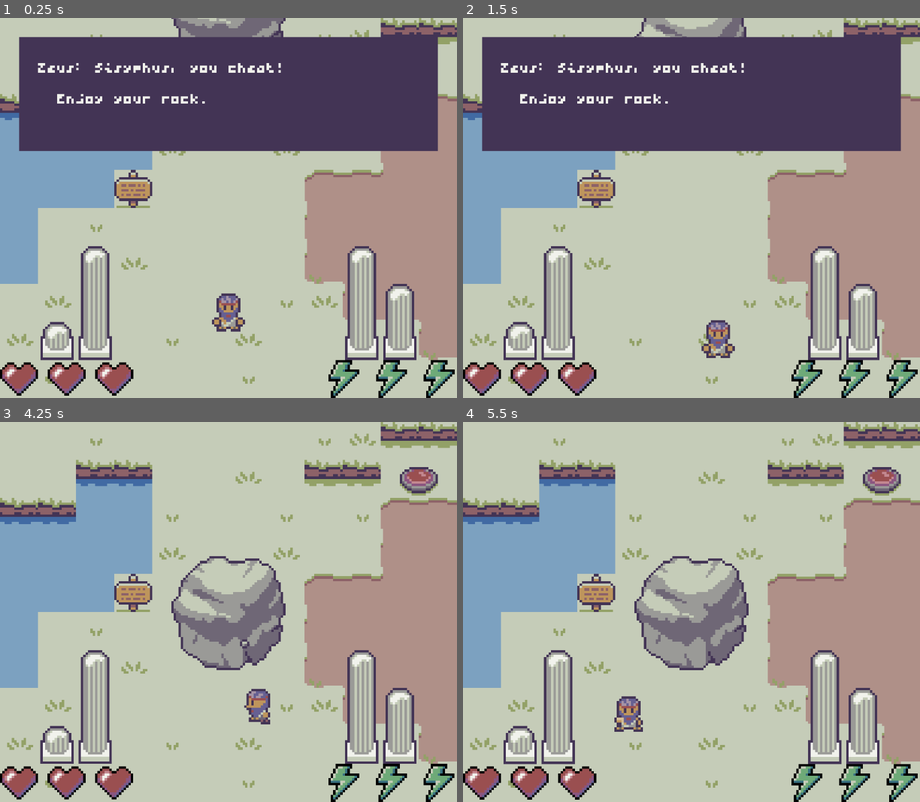
Above: before the commit, frames 1-4 (two rows, left to right).
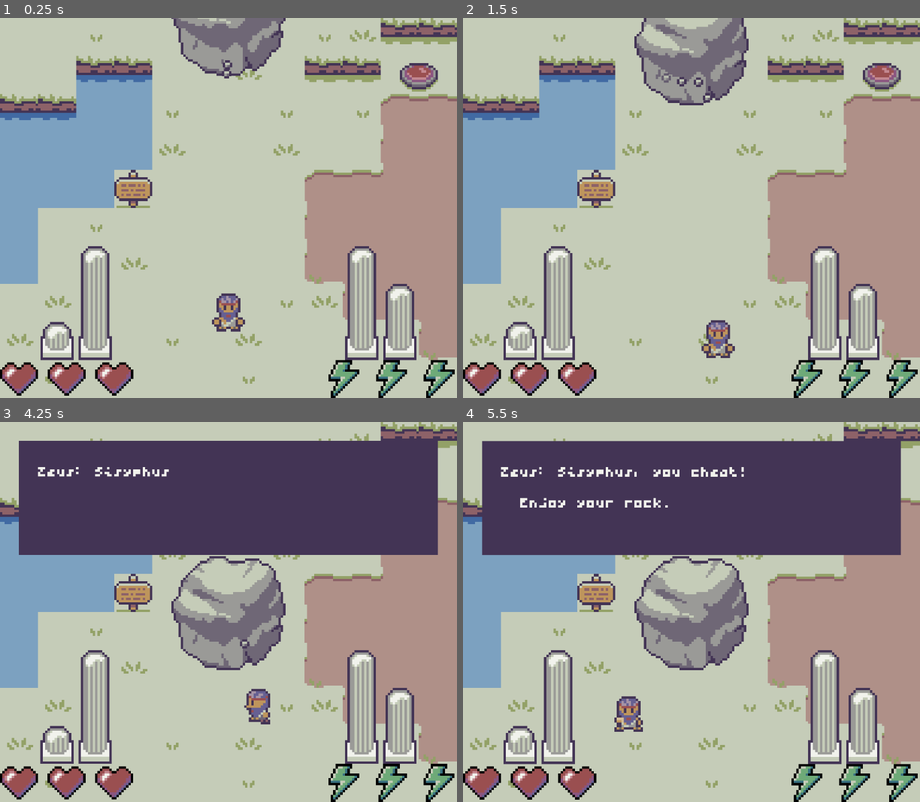
Above: after the commit, the same moments.

Repository: michasng/sisyphus
Game: Godot game, scene res://scenes/game.tscn
Two runs of this game, one before a commit and one after it. Both use one fixed random seed, a clock stepped at 60 frames per second and the inputs below.
Inputs:
- Up to frame 1 (0.25 s): no input
- Up to frame 2 (1.5 s): hold D (right) 0.53-1.28 s; tap Space (punch) at 0.6 s; hold S (down) from 1.28 s (still down); tap Shift (sprint) at 1.35 s
- Up to frame 3 (4.25 s): release S (down) at 2.03 s; hold D (right) 2.03-2.78 s; tap Space (punch) at 2.1, 3.6 s; hold W (up) 2.78-3.53 s; tap Shift (sprint) at 2.85 s; hold A (left) from 3.53 s (still down)
- Up to frame 4 (5.5 s): tap Shift (sprint) at 4.35 s; release A (left) at 5.03 s; hold S (down) from 5.03 s (still down); tap Space (punch) at 5.1 s

The runs differ from the first frame. In frame 1, 27% of the frame differs, in the area x 4-96%, y 4-35%; in frame 2, 26%; in frame 3, 27%; in frame 4, 27%.

Commit message:
Add typing animation

Diff:
--- a/scenes/game.tscn
+++ b/scenes/game.tscn
@@ -11,6 +11,8 @@
 [ext_resource type="Script" uid="uid://df1tsxh51cse6" path="res://scripts/heads_up_display.gd" id="6_u5sy4"]
 [ext_resource type="PackedScene" uid="uid://cu5jx6qinyvde" path="res://scenes/button_tile.tscn" id="6_vtaks"]
 [ext_resource type="Theme" uid="uid://ekqcvbc2bhhf" path="res://resources/theme.tres" id="9_kvpfn"]
+[ext_resource type="AudioStream" uid="uid://joyau66bmchm" path="res://resources/sounds/type.wav" id="12_kvuet"]
+[ext_resource type="Script" uid="uid://epioxgcm5jlk" path="res://scripts/sound_effect.gd" id="13_trtic"]
 
 [sub_resource type="AtlasTexture" id="AtlasTexture_vtaks"]
 atlas = ExtResource("1_uwrxv")
@@ -160,6 +162,7 @@
 alignment = 2
 
 [node name="ColorRect" type="ColorRect" parent="GameCamera/HeadsUpDisplay"]
+visible = false
 layout_mode = 0
 offset_left = 8.0
 offset_top = 8.0
@@ -183,6 +186,13 @@
 layout_mode = 2
 autowrap_mode = 2
 
+[node name="TypeSoundEffect" type="AudioStreamPlayer2D" parent="GameCamera/HeadsUpDisplay"]
+stream = ExtResource("12_kvuet")
+script = ExtResource("13_trtic")
+min_pitch_scale = 0.5
+max_pitch_scale = 0.7
+metadata/_custom_type_script = "uid://epioxgcm5jlk"
+
 [connection signal="is_pressed_changed" from="BackgroundObjects/Button1" to="YSorted/YSortedObjects/Gate1" method="_on_button_is_pressed_changed"]
 [connection signal="is_pressed_changed" from="BackgroundObjects/Button2_1" to="YSorted/YSortedObjects/Gate2" method="_on_button_is_pressed_changed"]
 [connection signal="is_pressed_changed" from="BackgroundObjects/Button2_2" to="YSorted/YSortedObjects/Gate2" method="_on_button_is_pressed_changed"]
--- a/scripts/game.gd
+++ b/scripts/game.gd
@@ -9,6 +9,7 @@
 
 
 func _ready() -> void:
+	await get_tree().create_timer(4.0).timeout
 	heads_up_display.text = "Zeus: Sisyphus, you cheat!
 	  Enjoy your rock."
 
--- a/scripts/heads_up_display.gd
+++ b/scripts/heads_up_display.gd
@@ -15,14 +15,17 @@
 @export var label: Label
 @export var health_container: Container
 @export var stamina_container: Container
+@onready var type_sound_effect: SoundEffect = $TypeSoundEffect
 
+var _typing_queue: String
 var text: String:
 	get:
 		return label.text
 	set(value):
-		label.text = value
+		label.text = ""
+		_typing_queue = value
 		label_container.visible = true
-		await get_tree().create_timer(2.0).timeout
+		await get_tree().create_timer(3.0).timeout
 		label_container.visible = false
 
 
@@ -39,6 +42,11 @@
 func _process(_delta: float) -> void:
 	_update_health()
 	_update_stamina()
+
+	if _typing_queue.length() > 0:
+		label.text += _typing_queue[0]
+		_typing_queue = _typing_queue.erase(0)
+		type_sound_effect.resume()
 
 
 func _update_health() -> void:
Not shown, added: resources/sounds/type.wav.import
Not shown: 1 places in scenes/game.tscn that only renumber resources
Not shown, added: resources/sounds/type.wav
